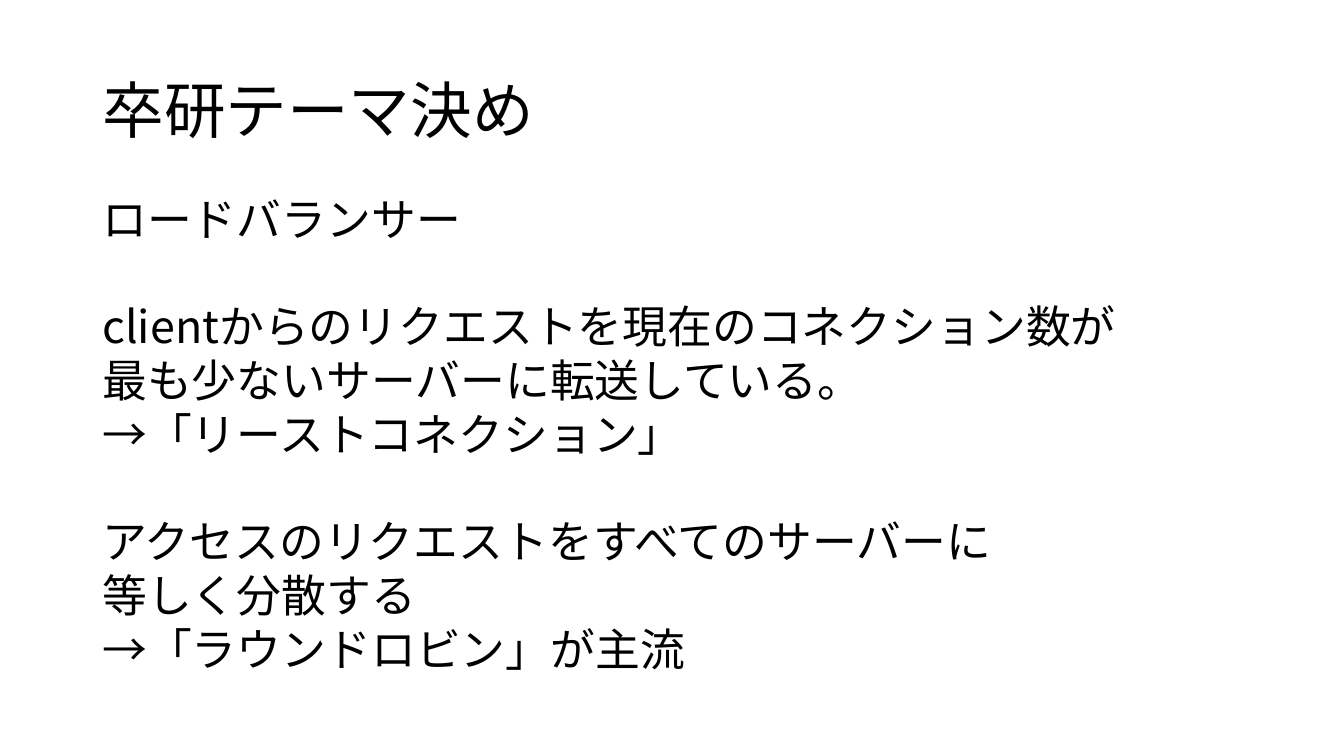
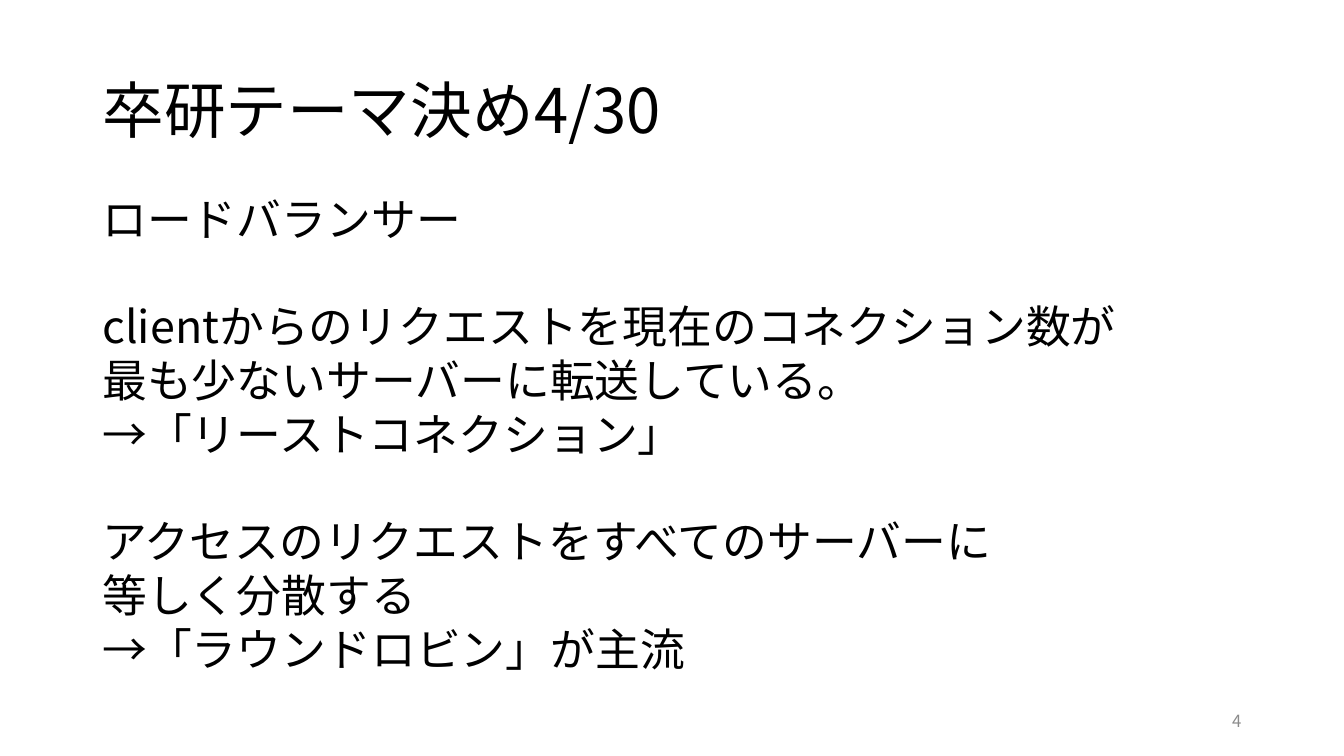
Before and after one commit to kait-takanolab/1821086_matsuo_thesis, a slide deck: slide 4 of 1821086_matsuo_sotsuken.pptx. Drawn at 1344x756 pixels with LibreOffice and Linux fonts; fonts in the diff are those of the drawing. Boxes give left, top, right and bottom in pixels: in the first picture for what was removed or moved away, otherwise in the second. Text is boxed around its words. In the diff, an @@ line names an element or a change of style, - is before the commit and + after.

```diff
--- a/1821086_matsuo_sotsuken.pptx
+++ b/1821086_matsuo_sotsuken.pptx
@@ title at bbox=[102, 81, 660, 144]: text changed @@
-卒研テーマ決め
+卒研テーマ決め4/30
@@ page number added at bbox=[1232, 715, 1241, 727], 12 pt, text #8C8C8C @@
+4
```
Also in this commit, not shown: 6 other slides changed, 6 slides added.
